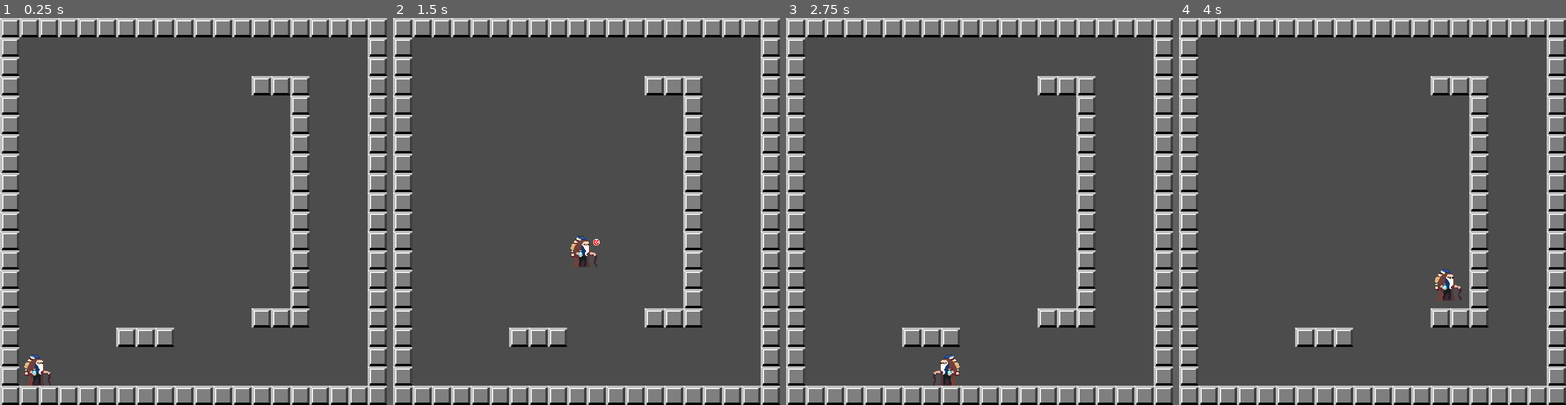
Above: before the commit, frames 1-4 (left to right).
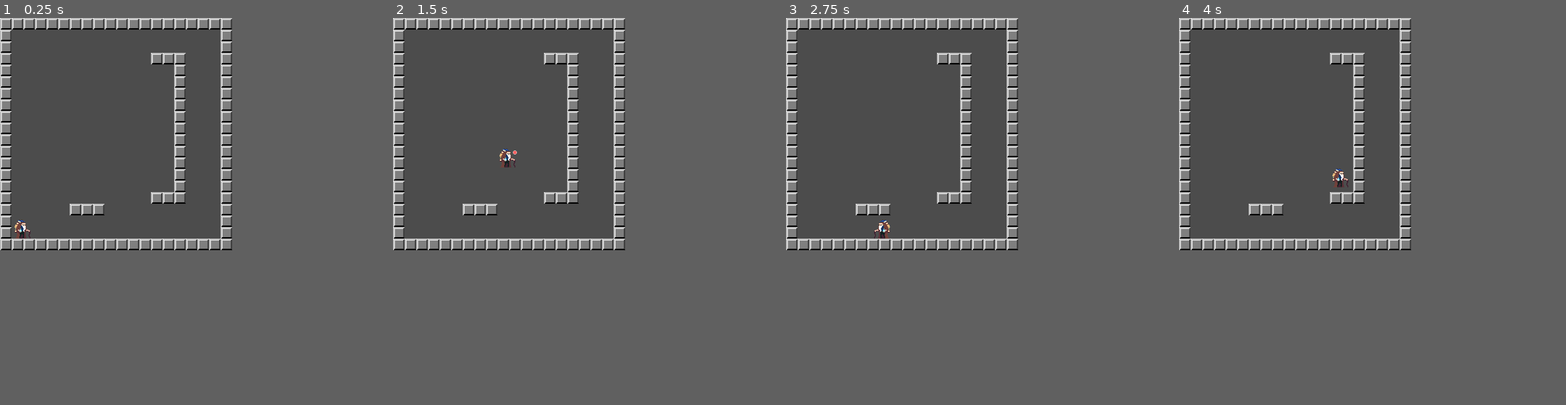
Above: after the commit, the same moments.

Repository: hectorid/jeonsa_prototype
Game: Godot game, scene res://scenes/Level.tscn
Two runs of this game, one before a commit and one after it. Both use one fixed random seed, a clock stepped at 60 frames per second and the inputs below.
Inputs:
- Up to frame 1 (0.25 s): no input
- Up to frame 2 (1.5 s): tap Enter at 0.5 s; hold D (move_right) from 0.53 s (still down); tap K (jump) at 0.6, 0.77, 1.07 s; tap J (shoot) at 1.35 s
- Up to frame 3 (2.75 s): tap K (jump) at 1.52, 1.55, 1.82, 2.1 s; release D (move_right) at 2.03 s; hold A (move_left) from 2.03 s (still down)
- Up to frame 4 (4 s): release A (move_left) at 2.78 s; hold D (move_right) from 2.78 s (still down); tap J (shoot) at 2.85 s; tap K (jump) at 3.02, 3.05, 3.32, 3.6, 3.77 s
In our replay, the window is 800x800 before the commit and 480x480 after it. These sizes can differ from the game's own. Grey fills any space a smaller window leaves; there, only what the larger window draws over its background counts as a difference.

The runs differ from the first frame. In frame 1, 25% of the frame differs, in the area x 0-100%, y 0-100%; in frame 2, 25%; in frame 3, 25%; in frame 4, 25%.

Commit message:
Still working on the config menu...

Diff:
--- /dev/null
+++ b/config/GameConfig.gd
@@ -0,0 +1,67 @@
+extends Node
+
+const FLOOR_NORMAL := Vector2(0,-1)
+
+# Player Variables
+var PLAYER_GRAVITY := 1600
+var PLAYER_MAX_GRAVITY := 1000
+var PLAYER_MOVE_SPEED := 200
+var PLAYER_JUMP_FORCE := 500
+var PLAYER_INDICATOR_DISTANCE := 12
+
+# Projectile Variables
+var PROJECTILE_SPEED := 350
+
+const CONFIG_PATH : String = "res://config/config.cfg"
+
+var _config_file = ConfigFile.new()
+var _config = {
+	player = {
+		gravity = 1600,
+		max_gravity = 1000,
+		move_speed = 200,
+		jump_force = 500,
+		indicator_distance = 12
+	},
+	projectile = {
+		speed = 350
+	},
+	test = {
+		test_string = 'test',
+		test_int = 10,
+		test_float = 2.5,
+		test_vec2 = Vector2(1,1)
+	}
+}
+
+func _ready():
+#	save_config()
+	load_config()
+
+func load_config() -> int:
+	var result : int = _config_file.load(CONFIG_PATH)
+	if  result != OK:
+		print ('Error loading config file: %s' % result)
+		return result
+
+	for section in _config.keys():
+		for key in _config[section].keys():
+			if _config_file.has_section_key(section, key):
+				var value = _config_file.get_value(section, key)
+
+				_config[section][key] = value
+				print(section, ' -> ', key, ' = ', value, ' : ', typeof(value))
+
+	print(_config)
+	return OK
+
+func save_config():
+	for section in _config.keys():
+		for key in _config[section]:
+			var value = _config[section][key]
+			_config_file.set_value(section, key, value)
+
+	_config_file.save(CONFIG_PATH)
+
+func get_config(section : String, key : String):
+	return
--- a/config.cfg
+++ b/config/config.cfg
@@ -9,3 +9,10 @@
 [projectile]
 
 speed=350
+
+[test]
+
+test_string="test"
+test_int=10
+test_float=2.5
+test_vec2=Vector2( 1, 1 )
--- a/project.godot
+++ b/project.godot
@@ -32,7 +32,7 @@
 
 [autoload]
 
-VAR="*res://scripts/GameConfig.gd"
+VAR="*res://config/GameConfig.gd"
 Game="*res://scripts/Game.gd"
 
 [display]
@@ -40,8 +40,6 @@
 window/size/width=480
 window/size/height=480
 window/size/always_on_top=true
-window/size/test_width=960
-window/size/test_height=960
 window/stretch/mode="viewport"
 window/stretch/aspect="keep"
 
--- a/scripts/GameConfig.gd
+++ /dev/null
@@ -1,52 +0,0 @@
-extends Node
-
-const FLOOR_NORMAL := Vector2(0,-1)
-
-# Player Variables
-var PLAYER_GRAVITY := 1600
-var PLAYER_MAX_GRAVITY := 1000
-var PLAYER_MOVE_SPEED := 200
-var PLAYER_JUMP_FORCE := 500
-var PLAYER_INDICATOR_DISTANCE := 12
-
-# Projectile Variables
-var PROJECTILE_SPEED := 350
-
-const CONFIG_PATH : String = "res://confibg.cfg"
-
-var _config_file = ConfigFile.new()
-var _config = {
-	player = {
-		gravity = 1600,
-		max_gravity = 1000,
-		move_speed = 200,
-		jump_force = 500,
-		indicator_distance = 12
-	},
-	projectile = {
-		speed = 350
-	}
-}
-
-func _ready():
-	print('test')
-	load_config()
-
-func load_config():
-	print('test')
-	var result = _config_file.load(CONFIG_PATH)
-	if  result != OK:
-		print ('Error loading config file: %s' % result)
-		return
-
-	print(_config_file)
-
-func save_config():
-	for section in _config.keys():
-		for key in _config[section]:
-			_config_file.set_value(section, key, _config[section][key])
-
-	_config_file.save(CONFIG_PATH)
-
-func gedt():
-	pass
Renamed: scenes/GameConfigMenu.tscn -> config/GameConfigMenu.tscn
